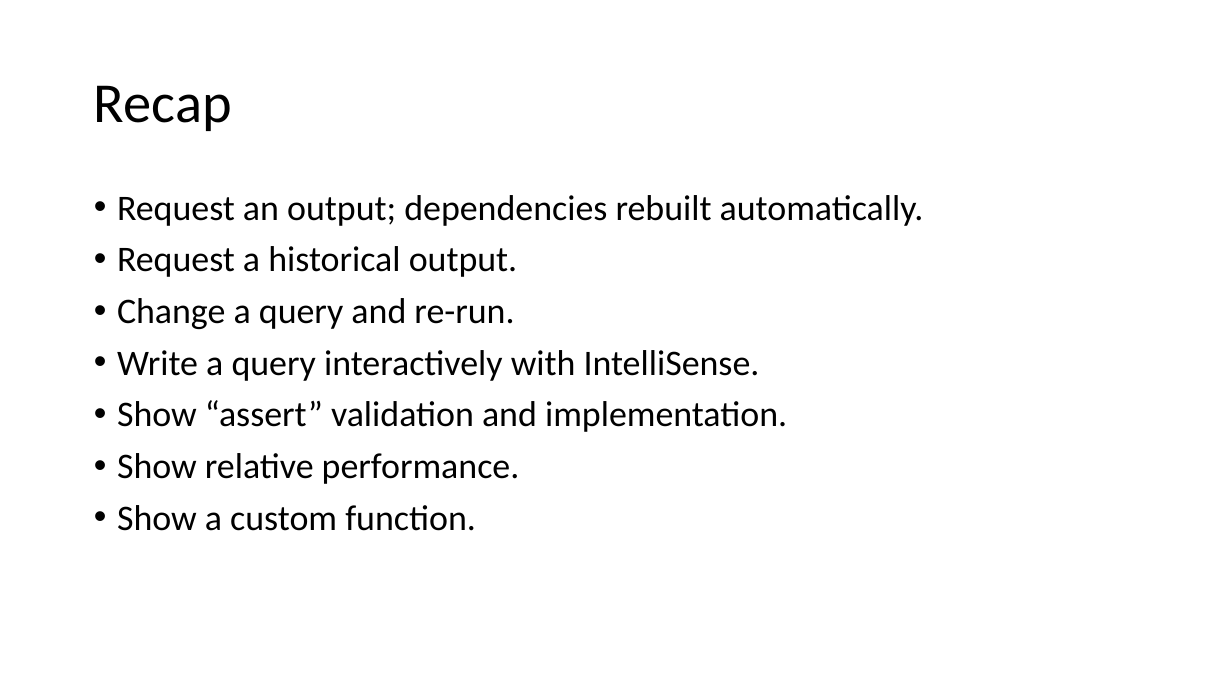
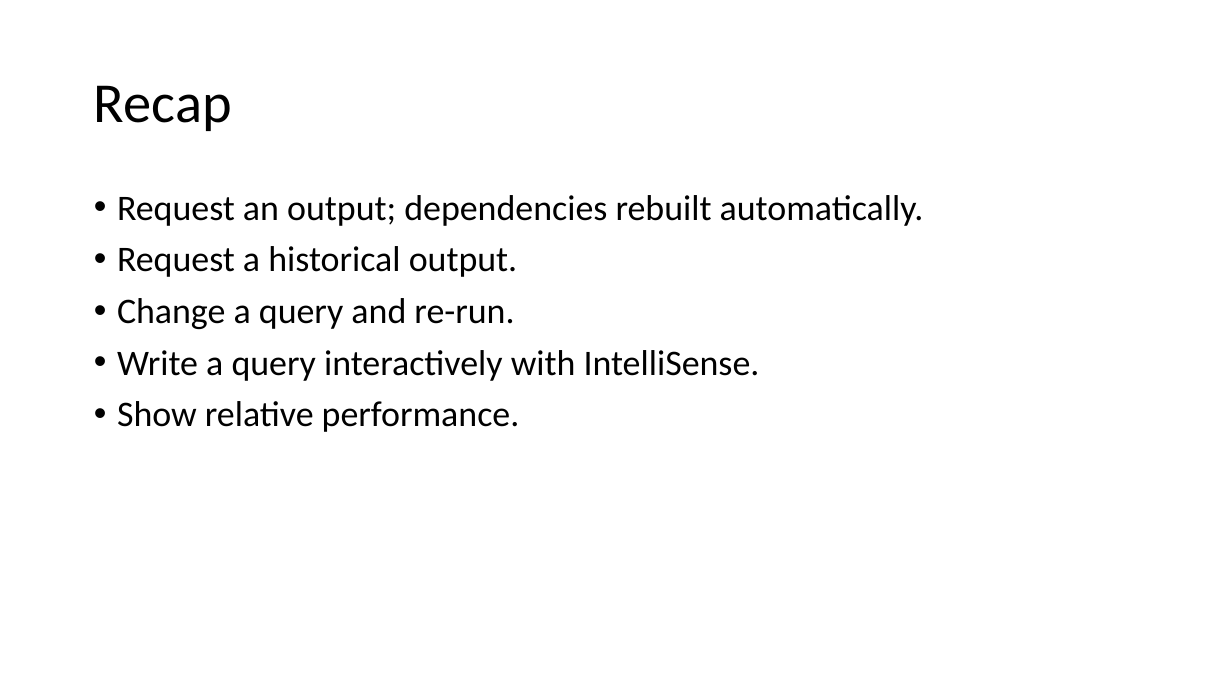
Before and after one commit to microsoft/elfie-arriba, a slide deck: slide 5 of XForm/XForm Demo.pptx. Drawn at 1232x693 pixels with LibreOffice and Linux fonts; fonts in the diff are those of the drawing. Boxes give left, top, right and bottom in pixels: in the first picture for what was removed or moved away, otherwise in the second. Text is boxed around its words. In the diff, an @@ line names an element or a change of style, - is before the commit and + after.

```diff
--- a/XForm/XForm Demo.pptx
+++ b/XForm/XForm Demo.pptx
@@ text at (x1=117, y1=400, x2=787, y2=432): paragraph removed @@
-• Show “assert” validation and implementation.
@@ text at (x1=117, y1=505, x2=476, y2=531): paragraph removed @@
-• Show a custom function.
```
Also in this commit, not shown: 2 other files.
